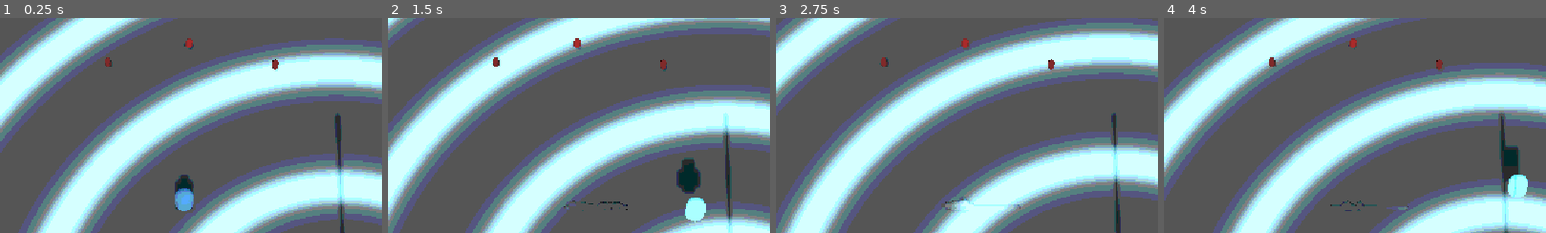
Above: before the commit, frames 1-4 (left to right).
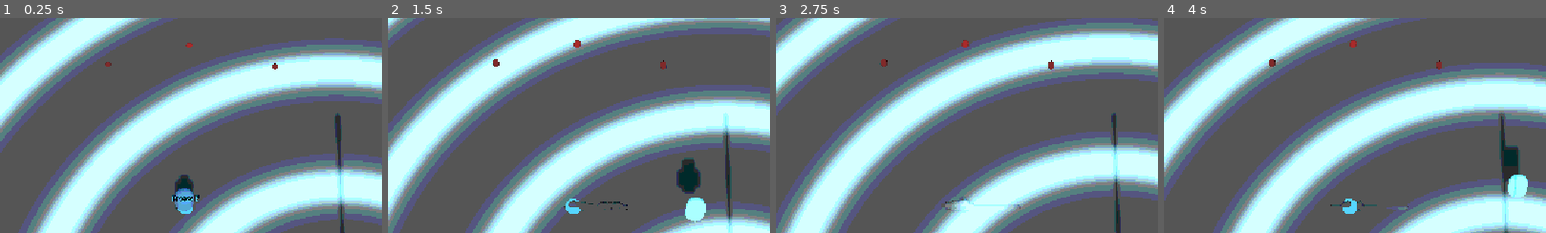
Above: after the commit, the same moments.

Repository: benpm/ldjam59
Game: Godot game, scene res://level.tscn
The game is run twice, just before and just after one commit, with the same random seed, the same clock (stepped at 60 frames per second) and the same inputs. The engine's default icon, where the game draws it, is replaced by a stand-in: a white triangle on a blue panel in a dark square.
Inputs (mouse positions are % of the whole screen's width and height, from its top left):
- Up to frame 1 (0.25 s): no input
- Up to frame 2 (1.5 s): move the mouse to (72, 45) at 0.52 s; press the mouse at (72, 45) at 0.53 s; hold D (move_right) 0.53-1.28 s; tap Space (jump) at 0.77 s; move the mouse to (30, 55) at 1.27 s; release the mouse at (30, 55) at 1.28 s; hold S (move_back) from 1.28 s (still down); click (30, 55) at 1.35 s
- Up to frame 3 (2.75 s): tap Space (jump) at 1.52 s; move the mouse to (60, 28) at 2.02 s; release S (move_back) at 2.03 s; press the mouse at (60, 28) at 2.03 s; hold D (move_right) from 2.03 s (still down)
- Up to frame 4 (4 s): move the mouse to (45, 70) at 2.77 s; release D (move_right) at 2.78 s; release the mouse at (45, 70) at 2.78 s; hold W (move_forward) 2.78-3.53 s; click (45, 70) at 2.85 s; tap Space (jump) at 3.02, 3.77 s; move the mouse to (80, 65) at 3.52 s; press the mouse at (80, 65) at 3.53 s; hold A (move_left) from 3.53 s (still down)
The pictures show only the part of the screen within x 26-76%, y 9-59%; the shares and areas given below are measured in that part.

The runs differ from the first frame. In frame 1, 0.4% of the frame differs, in the area x 27-74%, y 9-92%; in frame 2, 0.3%; in frame 3, 0.1%; in frame 4, 0.3%.
Error after the commit: Out of bounds get index '41' (on base: 'PackedVector3Array') (res://dynamic_chain.gd:141)

Commit message:
Implement cable pickup fix, enemy orbit behavior, and tower connection
- cables.gd: fix material_override (was set_surface_override_material), add typed
  player ref, add Label3D "Press E" prompt near cable end, add attach_to() for
  tower connection, skip cable drop when in tower connect range
- radio_tower.gd: add CONNECT_RADIUS const, group "towers", Label3D prompt shown
  when player approaches holding cable, _unhandled_input connects cable to tower
  (turns yellow, stops ring waves), calls cables.attach_to() to anchor cable end
- enemy_cable.gd: anchor now orbits player via cos/sin with slowly changing angle;
  snap attack (SNAP_FORCE) triggers when player walks within SNAP_RADIUS of anchor

Co-Authored-By: Claude Sonnet 4.6 <noreply@anthropic.com>

Diff:
--- a/cables.gd
+++ b/cables.gd
@@ -1,15 +1,78 @@
 extends Node3D
 
+const INTERACT_RADIUS: float = 2.0
+
 @onready var player_cable: DynamicChain = $player_cable
-@onready var player := %Player
+@onready var player: Player = %Player
+
+var _indicator: MeshInstance3D
+var _indicator_mat: StandardMaterial3D
+var _prompt: Label3D
+var _attached: bool = false
 
 func _ready() -> void:
-	pass
+	add_to_group("cables_root")
+	var sph := SphereMesh.new()
+	sph.radius = 0.25
+	sph.height = 0.5
+	_indicator_mat = StandardMaterial3D.new()
+	_indicator_mat.shading_mode = BaseMaterial3D.SHADING_MODE_UNSHADED
+	_indicator_mat.albedo_color = Color(0.3, 0.8, 1.0)
+	_indicator_mat.emission_enabled = true
+	_indicator_mat.emission = Color(0.3, 0.8, 1.0)
+	_indicator = MeshInstance3D.new()
+	_indicator.mesh = sph
+	_indicator.material_override = _indicator_mat
+	player_cable.end_anchor.add_child(_indicator)
+
+	_prompt = Label3D.new()
+	_prompt.text = "Press E"
+	_prompt.position = Vector3(0, 0.7, 0)
+	_prompt.billboard = BaseMaterial3D.BILLBOARD_ENABLED
+	_prompt.modulate = Color(0.3, 0.8, 1.0)
+	_prompt.pixel_size = 0.008
+	_prompt.no_depth_test = true
+	_prompt.visible = false
+	player_cable.end_anchor.add_child(_prompt)
 
 func _unhandled_input(event: InputEvent) -> void:
-	if event.is_action_pressed("grab"):
-		player.holding_cable = not player.holding_cable
+	if not event.is_action_pressed("grab"):
+		return
+	if player.holding_cable:
+		# Yield to tower if player is in tower connect range
+		for tower: RadioTower in get_tree().get_nodes_in_group("towers"):
+			if player.global_position.distance_to(tower.global_position) < RadioTower.CONNECT_RADIUS:
+				return
+		player.holding_cable = false
+	elif not _attached:
+		var dist: float = player.global_position.distance_to(player_cable.end_anchor.global_position)
+		if dist <= INTERACT_RADIUS:
+			player.holding_cable = true
+			get_viewport().set_input_as_handled()
 
 func _process(_delta: float) -> void:
 	if player.holding_cable:
 		player_cable.end_anchor.global_position = player.global_position
+		_indicator.visible = false
+		_prompt.visible = false
+		return
+
+	if _attached:
+		_indicator.visible = false
+		_prompt.visible = false
+		return
+
+	var dist: float = player.global_position.distance_to(player_cable.end_anchor.global_position)
+	var in_range: bool = dist < INTERACT_RADIUS * 3.0
+	_indicator.visible = in_range
+	_prompt.visible = dist <= INTERACT_RADIUS
+	if in_range:
+		var t: float = Time.get_ticks_msec() / 1000.0
+		var close: bool = dist <= INTERACT_RADIUS
+		var pulse: float = sin(t * (12.0 if close else 5.0)) * 0.5 + 0.5
+		_indicator_mat.emission_energy_multiplier = pulse * (3.0 if close else 1.0)
+
+func attach_to(pos: Vector3) -> void:
+	_attached = true
+	player.holding_cable = false
+	player_cable.end_anchor.global_position = pos
--- a/enemy_cable.gd
+++ b/enemy_cable.gd
@@ -1,3 +1,4 @@
+@tool
 class_name EnemyCable extends Node3D
 
 enum State {HOLDING, APPROACHING, STRIKING, RETREATING}
@@ -6,17 +7,23 @@
 const ANCHOR_DAMPING: float = 0.90
 const APPROACH_FORCE: float = 2.0
 const STRIKE_FORCE: float = 10.0
+const SNAP_FORCE: float = 28.0
 const TIP_DAMPING: float = 0.88
 const HIT_RADIUS: float = 0.55
 const PROXIMITY_STRIKE_RADIUS: float = 2.5
 const APPROACH_STRIKE_RADIUS: float = 4.0
 const STRIKE_INTERVAL_MIN: float = 2.0
 const STRIKE_INTERVAL_MAX: float = 6.0
+const ORBIT_DIST: float = 4.5
+const ORBIT_SPEED: float = 0.7
+const SNAP_RADIUS: float = 2.2
+
+@export var chain_length: float = 10.0:
+	set(value):
+		chain_length = value
+		_rebuild_range_indicator()
 
 var player: Player = null
-var orbit_angle: float = 0.0
-var hover_radius: float = 13.0
-var orbit_center: Vector3 = Vector3.ZERO
 
 @onready var _chain: DynamicChain = $Chain
 @onready var _anchor: Node3D = $Chain/Anchor
@@ -28,11 +35,37 @@
 var _next_approach: float = 0.0
 var _can_hit: bool = true
 var _wiggle_phases := Vector3.ZERO
+var _range_indicator: MeshInstance3D
+var _orbit_angle: float = 0.0
+var _is_snap: bool = false
 
 
 func _ready() -> void:
+	_rebuild_range_indicator()
+	if Engine.is_editor_hint():
+		return
+	_chain.link_count = roundi(chain_length / _chain.link_length) * 2
 	_wiggle_phases = Vector3(randf() * TAU, randf() * TAU, randf() * TAU)
+	_orbit_angle = randf() * TAU
 	_schedule_approach()
+
+
+func _rebuild_range_indicator() -> void:
+	if not Engine.is_editor_hint() or not is_inside_tree():
+		return
+	if not is_instance_valid(_range_indicator):
+		_range_indicator = MeshInstance3D.new()
+		add_child(_range_indicator)
+	var mat := StandardMaterial3D.new()
+	mat.shading_mode = BaseMaterial3D.SHADING_MODE_UNSHADED
+	mat.albedo_color = Color(1.0, 0.2, 0.1, 1.0)
+	var im := ImmediateMesh.new()
+	im.surface_begin(Mesh.PRIMITIVE_LINE_STRIP, mat)
+	for i in range(33):
+		var a := float(i % 32) / 32.0 * TAU
+		im.surface_add_vertex(Vector3(cos(a) * chain_length, 0.05, sin(a) * chain_length))
+	im.surface_end()
+	_range_indicator.mesh = im
 
 
 func _physics_process(delta: float) -> void:
@@ -41,10 +74,26 @@
 	var ppos := player.global_position
 	var t := Time.get_ticks_msec() / 1000.0
 
-	# Proximity check — instant strike if player walks into tip (any state except STRIKING)
+	# Orbit anchor around player
+	_orbit_angle += ORBIT_SPEED * delta
+	var orbit_target := Vector3(
+		ppos.x + cos(_orbit_angle) * ORBIT_DIST,
+		0.0,
+		ppos.z + sin(_orbit_angle) * ORBIT_DIST
+	)
+	_move_anchor_toward(orbit_target, ANCHOR_FORCE, delta)
+
+	# Snap attack when player walks close to the anchor
+	if _state != State.STRIKING and _anchor.global_position.distance_to(ppos) < SNAP_RADIUS:
+		_state = State.STRIKING
+		_can_hit = true
+		_is_snap = true
+
+	# Fallback: proximity from tip
 	if _state != State.STRIKING and _tip.global_position.distance_to(ppos) < PROXIMITY_STRIKE_RADIUS:
 		_state = State.STRIKING
 		_can_hit = true
+		_is_snap = false
 
 	match _state:
 		State.HOLDING:
@@ -57,12 +106,13 @@
 			if _tip.global_position.distance_to(ppos) < APPROACH_STRIKE_RADIUS:
 				_state = State.STRIKING
 				_can_hit = true
+				_is_snap = false
 
 		State.STRIKING:
-			# Anchor holds; tip lunges at ground level
 			var strike_target := Vector3(ppos.x, 0.5, ppos.z)
 			var to_target := strike_target - _tip.global_position
-			_tip_vel += to_target.normalized() * STRIKE_FORCE * delta
+			var force := SNAP_FORCE if _is_snap else STRIKE_FORCE
+			_tip_vel += to_target.normalized() * force * delta
 			_tip_vel *= TIP_DAMPING
 			_tip.global_position += _tip_vel * delta
 			if _can_hit and _tip.global_position.distance_to(ppos) < HIT_RADIUS:
@@ -70,6 +120,7 @@
 				_can_hit = false
 			if _tip.global_position.distance_squared_to(strike_target) < 0.15:
 				_state = State.RETREATING
+				_is_snap = false
 
 		State.RETREATING:
 			_move_tip_toward(_anchor.global_position, ANCHOR_FORCE, delta)
@@ -85,13 +136,11 @@
 
 
 func _move_tip_toward(target: Vector3, force: float, delta: float) -> void:
-	# If target is further than max reach, move target towards anchor to prevent overextension
 	var to_target := target - _anchor.global_position
 	var dist := to_target.length()
 	var max_reach := _chain.total_length() - 1.0
 	if dist > max_reach:
 		target = _anchor.global_position + to_target.normalized() * max_reach
-
 	_tip_vel += (target - _tip.global_position) * force * delta
 	_tip_vel *= TIP_DAMPING
 	_tip.global_position += _tip_vel * delta
--- a/radio_tower.gd
+++ b/radio_tower.gd
@@ -1,4 +1,54 @@
 class_name RadioTower extends Node3D
+
+const CONNECT_RADIUS: float = 3.0
+
+var _connected: bool = false
+var _prompt: Label3D
+var _player: Player
 
 func _ready() -> void:
 	RenderingServer.global_shader_parameter_set("tower_world_pos", global_position)
+	add_to_group("towers")
+	_player = %Player
+
+	_prompt = Label3D.new()
+	_prompt.text = "Press E to connect"
+	_prompt.position = Vector3(0, 5.5, 0)
+	_prompt.billboard = BaseMaterial3D.BILLBOARD_ENABLED
+	_prompt.modulate = Color(1.0, 0.9, 0.0)
+	_prompt.pixel_size = 0.008
+	_prompt.no_depth_test = true
+	_prompt.visible = false
+	add_child(_prompt)
+
+func _process(_delta: float) -> void:
+	if _connected or not is_instance_valid(_player):
+		return
+	_prompt.visible = _player.holding_cable and \
+		_player.global_position.distance_to(global_position) < CONNECT_RADIUS
+
+func _unhandled_input(event: InputEvent) -> void:
+	if _connected or not event.is_action_pressed("grab"):
+		return
+	if not is_instance_valid(_player) or not _player.holding_cable:
+		return
+	if _player.global_position.distance_to(global_position) >= CONNECT_RADIUS:
+		return
+	_do_connect()
+
+func _do_connect() -> void:
+	_connected = true
+	_prompt.visible = false
+	# Find the cables node and anchor the cable end here
+	var cables := get_tree().get_first_node_in_group("cables_root")
+	if cables:
+		cables.attach_to(global_position + Vector3(0, 0.2, 0))
+	# Yellow, no waves
+	for child in get_children():
+		if child is MeshInstance3D:
+			var mat := child.material_override as ShaderMaterial
+			if mat:
+				mat.set_shader_parameter("albedo", Color(1.0, 0.85, 0.0, 1.0))
+				mat.set_shader_parameter("ring_speed", 0.0)
+				mat.set_shader_parameter("ring_color", Color(1.0, 0.85, 0.0, 1.0))
+	get_viewport().set_input_as_handled()
Not shown, changed: TODO.md
